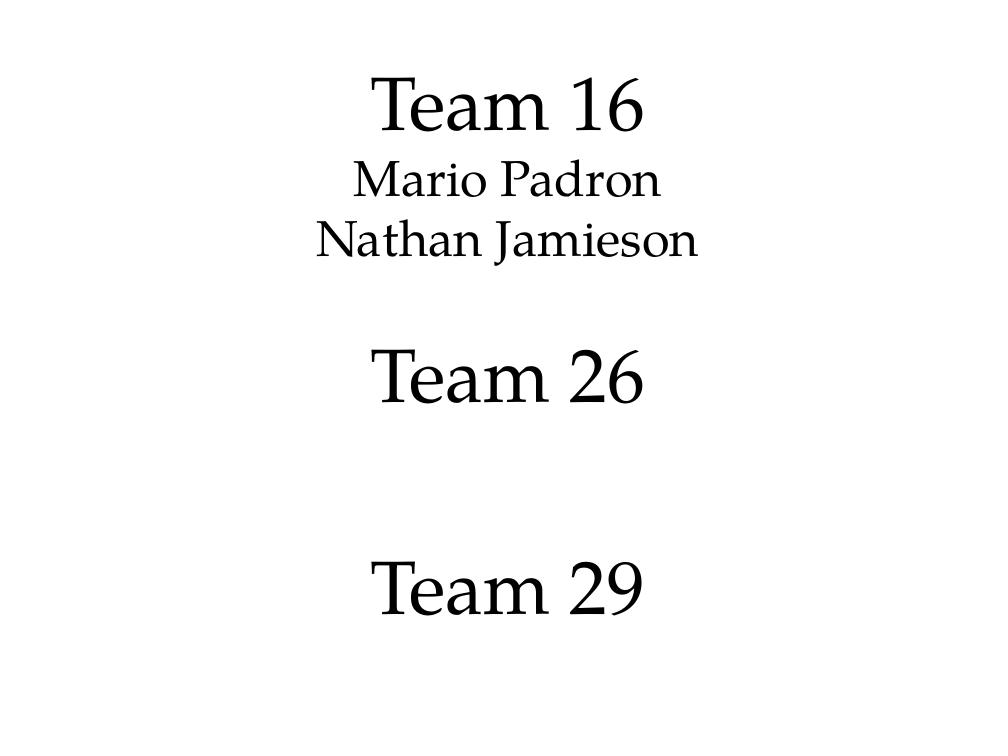
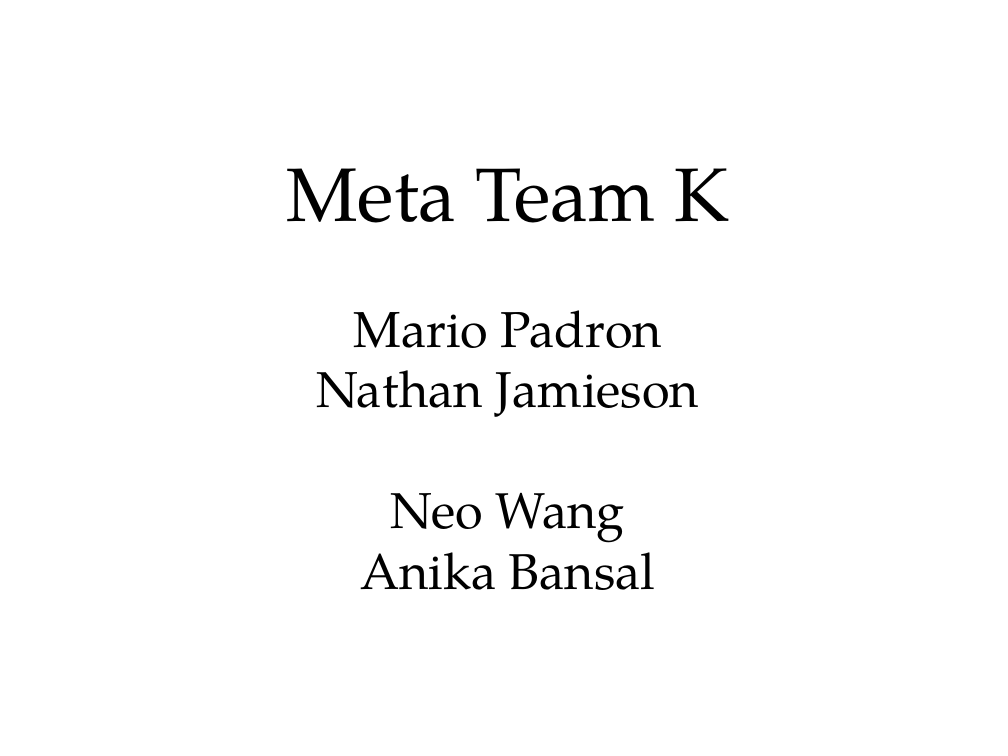
Before and after one commit to texas-robocamp/texas-robocamp.github.io, a slide deck: slide 14 of forms/robocamp_rows.odp (slide 8 before the commit). Drawn at 1008x756 pixels with LibreOffice and Linux fonts; fonts in the diff are those of the drawing; background and template pictures are left out. Boxes give left, top, right and bottom in pixels: in the first picture for what was removed or moved away, otherwise in the second. Text is boxed around its words. In the diff, an @@ line names an element or a change of style, - is before the commit and + after.

```diff
--- a/forms/robocamp_rows.odp
+++ b/forms/robocamp_rows.odp
@@ text at bbox=[286, 168, 729, 223]: text changed @@
-Team 16
+Meta Team K
@@ text at bbox=[360, 492, 656, 590]: text changed; size 54 to 36 pt @@
-Team 26
-Team 29
+Neo Wang
+Anika Bansal
```
Also in this commit, not shown: 6 other slides changed, 2 slides added, 1 slide removed, 8 other files.
